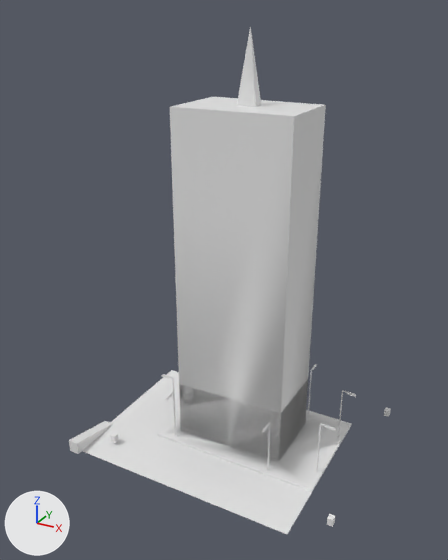
The OBJ model src/assets/town.obj, before and after one commit.
Both versions are drawn from a 50 mm camera at (65.2, -65.2, 71.5) aimed at (20.6, 15.9, 30.9). The lights are fixed; the arrows at lower left show +X, +Y and +Z. Where no turn or scale is listed for an object, it has been applied to the vertices. Vertices at the same position are counted once.

Before the edit, the objects in view are built like this:
```python
me_town = bpy.data.meshes.new('town')
me_town.from_pydata(...)  # 373 vertices, 283 faces, 16 loose edges; spans x -5.3..45.6, y -0.9..35.9, z 0.0..69.2
ob_town = bpy.data.objects.new('town', me_town)
ob_town.location = (0.0, 0.0, 0.0)
```
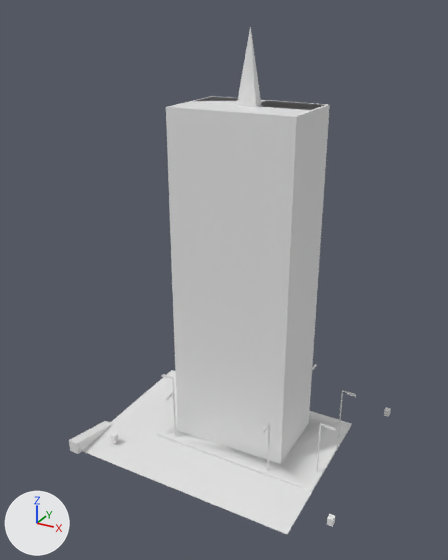
What differs and where, as boxes (x1, y1, x2, y2) in the pictures (448 x 560 px):
part 1 of me_town, added: after (166, 96, 330, 464)

What changed in the scene script:
```text
Change me_town:
    where me_town.from_pydata(...)  # 373 vertices, 283 faces, 16 loose edges; spans x -5.3..45.6, y -0.9..35.9, z 0.0..69.2
    used by ob_town; location = (0.0, 0.0, 0.0)
    verts and faces of me_town; kept vertices keep their numbers, new ones are numbered from 373
    me_town part 1
    add verts[373] = (12.8, 12.5, 0.4)  # pixel (177, 430)
    add verts[374] = (33.0, 13.3, 0.4)  # pixel (280, 463)
    add verts[375] = (33.0, 26.1, 0.4)  # pixel (308, 423)
    add verts[376] = (12.8, 26.1, 0.4)
    add for new, old in zip([*range(377, 381)], [*range(373, 377)]): verts[new] = verts[old] + (0.0, 0.0, 57.8)
    add faces += [(373, 374, 378, 377), (374, 375, 379, 378), (375, 376, 380, 379), (373, 377, 380, 376), (377, 378, 379, 380)]
```
